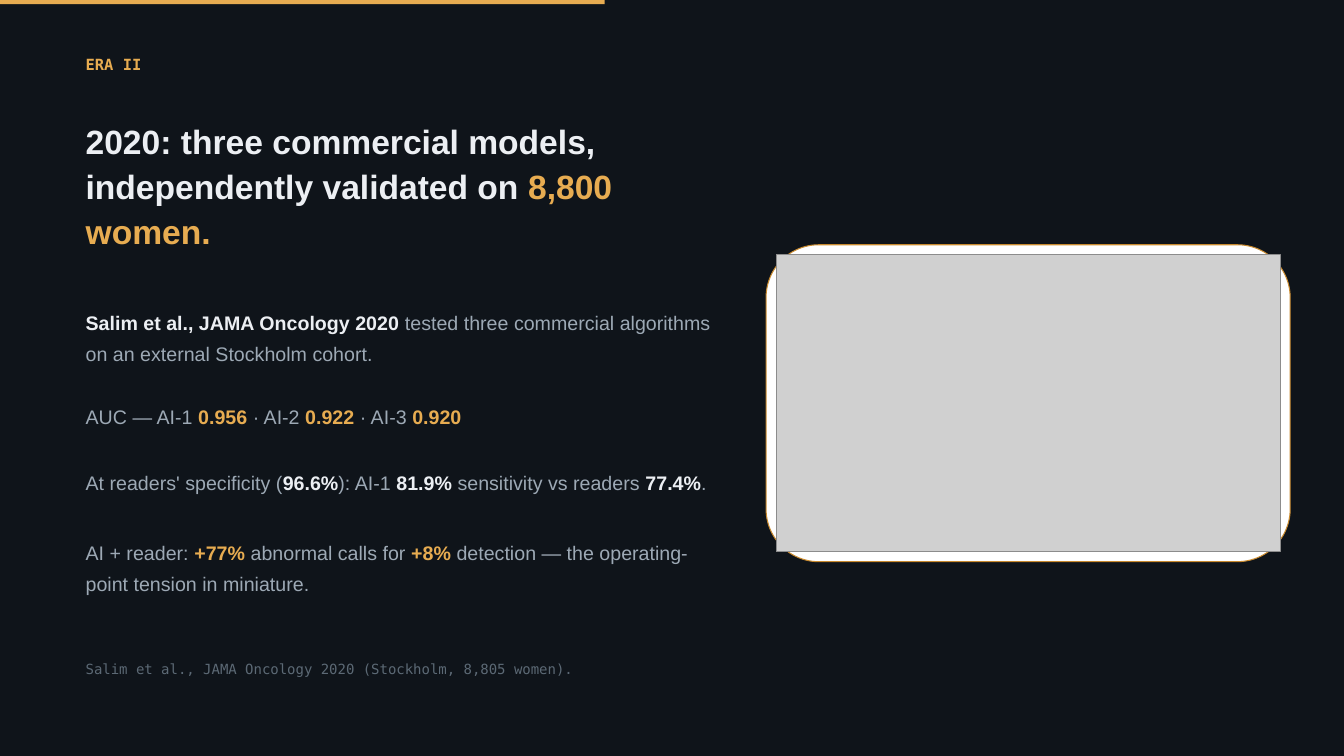
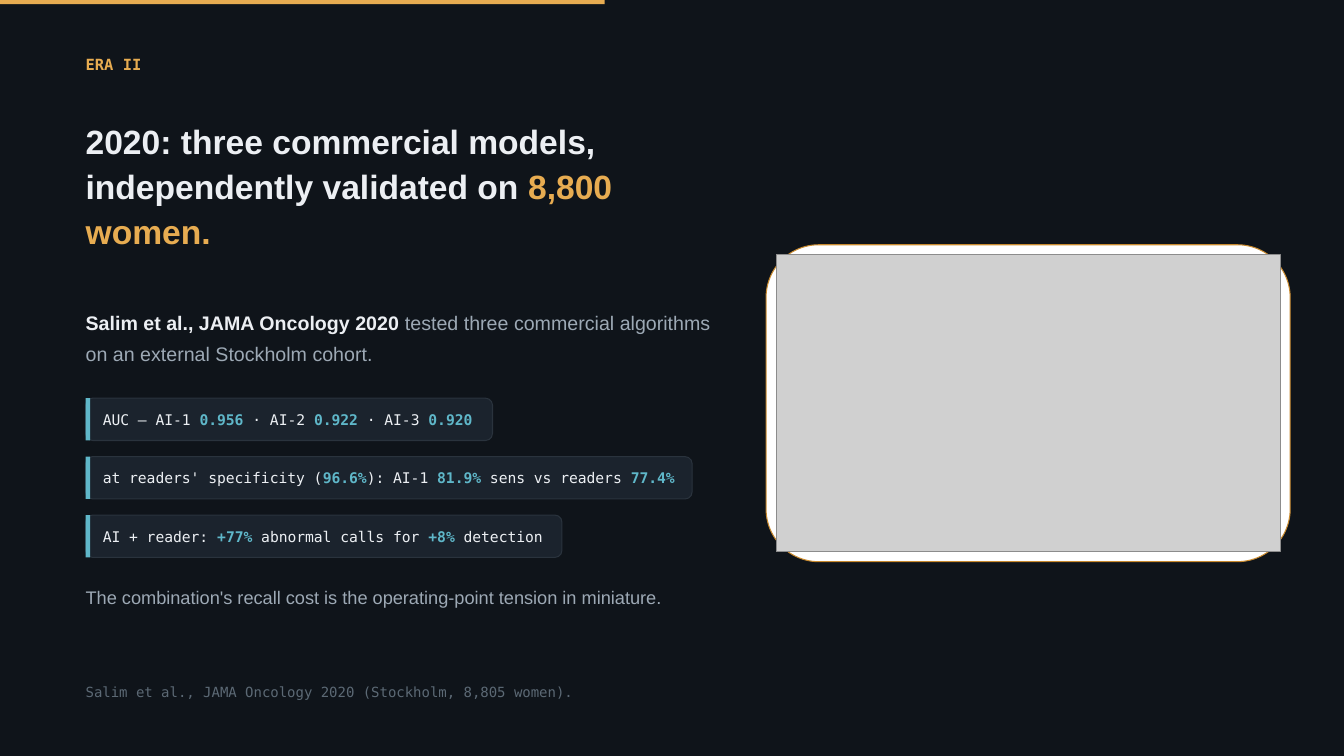
Before and after one commit to Emory-HITI/Mammo, a slide deck: slide 4 of keynote-iwbi-2026/pptx/sections/IWBI2026_Trivedi_02_EraII.pptx. Drawn at 1344x756 pixels with LibreOffice and Linux fonts; fonts in the diff are those of the drawing; grey boxes stand for pictures; background and template pictures are left out. Boxes give left, top, right and bottom in pixels: in the first picture for what was removed or moved away, otherwise in the second. Text is boxed around its words. In the diff, an @@ line names an element or a change of style, - is before the commit and + after.

```diff
--- a/keynote-iwbi-2026/pptx/sections/IWBI2026_Trivedi_02_EraII.pptx
+++ b/keynote-iwbi-2026/pptx/sections/IWBI2026_Trivedi_02_EraII.pptx
@@ rounded rectangle "AUC — AI-1 0.956 · ...": place and size @@
-rounded rectangle "AUC — AI-1 0.956 · ..." at [86,410,461,424]
+rounded rectangle "AUC — AI-1 0.956 · ..." at [86,398,493,441]
@@ rounded rectangle "AUC — AI-1 0.956 · ..." at [86,398,493,441]: size 14 to 10.5 pt, font Arial to DejaVu Sans Mono; text colour #9DA9B5 to #ECEFF3 in "AUC — AI-1 · AI-2 · AI-3"; text colour #E7AC51 to #5FB7C9 in "0.956 0.922 0.920"; line spacing 1.3 to 1; vertical alignment top to middle; fill none to #1B232D; outline none to #2A333D 0.75 pt @@
@@ rectangle added at [86,398,90,441], fill #5FB7C9 @@
@@ rounded rectangle "at readers' specificity (96.6%): AI-1 ...": place and size @@
-rounded rectangle "at readers' specificity (96.6%): AI-1 ..." at [86,476,706,494]
+rounded rectangle "at readers' specificity (96.6%): AI-1 ..." at [86,457,693,499]
@@ rounded rectangle "at readers' specificity (96.6%): AI-1 ..." at [86,457,693,499]: vertical alignment top to middle; fill none to #1B232D; outline none to #2A333D 0.75 pt @@
@@ rectangle added at [86,457,90,499], fill #5FB7C9 @@
@@ text in rounded rectangle at [103,472,675,486]: text changed; size 14 to 10.5 pt; font Arial to DejaVu Sans Mono; text colour #9DA9B5 to #ECEFF3 @@
-At readers' specificity (96.6%): AI-1 81.9% sensitivity vs readers 77.4%.
+at readers' specificity (96.6%): AI-1 81.9% sens vs readers 77.4%
@@ rounded rectangle added at [86,515,562,558], fill #1B232D, outline #2A333D 0.75 pt, 10.5 pt, text #ECEFF3 @@
+AI + reader: +77% abnormal calls for +8% detection
@@ rectangle added at [86,515,90,558], fill #5FB7C9 @@
@@ text at [86,591,662,608]: text changed; size 14 to 13 pt @@
-AI + reader: +77% abnormal calls for +8% detection — the operating-point tension in miniature.
+The combination's recall cost is the operating-point tension in miniature.
@@ text "Salim et al., JAMA Oncology ...": place and size @@
-text "Salim et al., JAMA Oncology ..." at [86,663,573,677]
+text "Salim et al., JAMA Oncology ..." at [86,686,573,700]
```
Also in this commit, not shown: 3 other slides changed, 1 other file.
